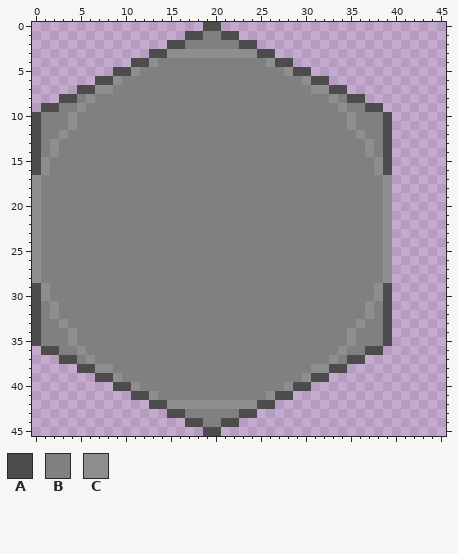
Two versions of one pixel-art sprite, textures/hexes/Mountains.png. The picture above is the old version.
The file is 46x46 pixels. Colours within 5 levels of each other are drawn and written as one.
Palette (. is transparent): A #4c4c4c  B #808080  C #8e8e8e
Pixels before, first column x 0:
 0 ...................AA...................
 1 .................AABBAA.................
 2 ...............AABBBBBBAA...............
 3 .............AACCCCCCCCCCAA.............
 4 ...........AACBBBBBBBBBBBBCAA...........
 5 .........AACBBBBBBBBBBBBBBBBCAA.........
 6 .......AACBBBBBBBBBBBBBBBBBBBBCAA.......
 7 .....AACCBBBBBBBBBBBBBBBBBBBBBBCCAA.....
 8 ...AABCBBBBBBBBBBBBBBBBBBBBBBBBBBCBAA...
 9 .AABBCBBBBBBBBBBBBBBBBBBBBBBBBBBBBCBBAA.
10 ABBBCBBBBBBBBBBBBBBBBBBBBBBBBBBBBBBCBBBA
11 ABBBCBBBBBBBBBBBBBBBBBBBBBBBBBBBBBBCBBBA
12 ABBCBBBBBBBBBBBBBBBBBBBBBBBBBBBBBBBBCBBA
13 ABCBBBBBBBBBBBBBBBBBBBBBBBBBBBBBBBBBBCBA
14 ABCBBBBBBBBBBBBBBBBBBBBBBBBBBBBBBBBBBCBA
15 ACBBBBBBBBBBBBBBBBBBBBBBBBBBBBBBBBBBBBCA
16 ACBBBBBBBBBBBBBBBBBBBBBBBBBBBBBBBBBBBBCA
17 CBBBBBBBBBBBBBBBBBBBBBBBBBBBBBBBBBBBBBBC
18 CBBBBBBBBBBBBBBBBBBBBBBBBBBBBBBBBBBBBBBC
19 CBBBBBBBBBBBBBBBBBBBBBBBBBBBBBBBBBBBBBBC
20 CBBBBBBBBBBBBBBBBBBBBBBBBBBBBBBBBBBBBBBC
21 CBBBBBBBBBBBBBBBBBBBBBBBBBBBBBBBBBBBBBBC
22 CBBBBBBBBBBBBBBBBBBBBBBBBBBBBBBBBBBBBBBC
23 CBBBBBBBBBBBBBBBBBBBBBBBBBBBBBBBBBBBBBBC
24 CBBBBBBBBBBBBBBBBBBBBBBBBBBBBBBBBBBBBBBC
25 CBBBBBBBBBBBBBBBBBBBBBBBBBBBBBBBBBBBBBBC
26 CBBBBBBBBBBBBBBBBBBBBBBBBBBBBBBBBBBBBBBC
27 CBBBBBBBBBBBBBBBBBBBBBBBBBBBBBBBBBBBBBBC
28 CBBBBBBBBBBBBBBBBBBBBBBBBBBBBBBBBBBBBBBC
29 ACBBBBBBBBBBBBBBBBBBBBBBBBBBBBBBBBBBBBCA
30 ACBBBBBBBBBBBBBBBBBBBBBBBBBBBBBBBBBBBBCA
31 ABCBBBBBBBBBBBBBBBBBBBBBBBBBBBBBBBBBBCBA
32 ABCBBBBBBBBBBBBBBBBBBBBBBBBBBBBBBBBBBCBA
33 ABBCBBBBBBBBBBBBBBBBBBBBBBBBBBBBBBBBCBBA
34 ABBBCBBBBBBBBBBBBBBBBBBBBBBBBBBBBBBCBBBA
35 ABBBCBBBBBBBBBBBBBBBBBBBBBBBBBBBBBBCBBBA
36 .AABBCBBBBBBBBBBBBBBBBBBBBBBBBBBBBCBBAA.
37 ...AABCBBBBBBBBBBBBBBBBBBBBBBBBBBCBAA...
38 .....AACCBBBBBBBBBBBBBBBBBBBBBBCCAA.....
39 .......AACBBBBBBBBBBBBBBBBBBBBCAA.......
40 .........AACBBBBBBBBBBBBBBBBCAA.........
41 ...........AACBBBBBBBBBBBBCAA...........
42 .............AACCCCCCCCCCAA.............
43 ...............AABBBBBBAA...............
44 .................AABBAA.................
45 ...................AA...................
New version:
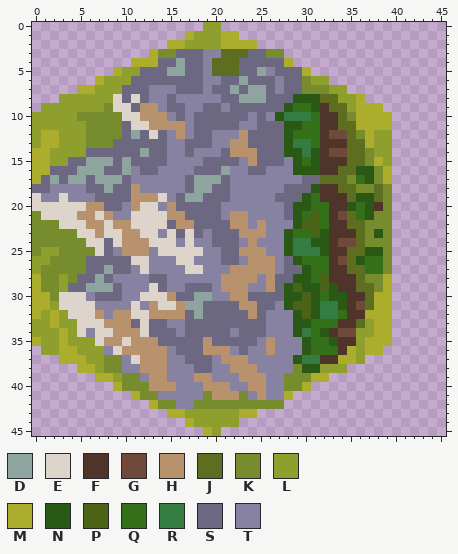
Colours new in this view: D #8ea59f  E #ddd4cc  F #4f3429  G #6f4a3b  H #b8926d  J #5e6e20  K #778c2d  L #8e9f2e  M #acad2c  N #2a5915  P #4b6316  Q #346f19  R #357c42  S #6c6882  T #8781a2
Diff:
Changed rows in their new state; - is an unchanged pixel.
first column x 0:
 0 -------------------LL-------------------
 1 -----------------MLLLMM-----------------
 2 ---------------MMLLLLMMMM---------------
 3 -------------MKKSSSTTJJJSSKK------------
 4 -----------MMMSSDSSTJJJSSSSSM-----------
 5 ---------MLLSSSDDSSTJJJSSDTSSSM---------
 6 -------MLLLSSSSSSSSTTSSDSSSTSSKLL-------
 7 -----MMLLLSSSTTTSSSTSSDSDDSTSSKKKLL-----
 8 ---LLLLLLESESTTSTTTTTSSDDDSSSNNNJJLLM---
 9 -LLLLLLLKEESHHTSSTTSSTSSSSSSNQQNFJJLMMM-
10 LLLLLKKKKKEEHHHTSTSSSSSSTSTNRRRQFFJKMMMM
11 LLLLLLKKKKSEEHHHHTSSSSSTTSSSNNQQFFJJMMMM
12 LMMLLLKKKKSDSESTHTSSTTTHSSSSNQQQFGGJKMLL
13 LMMLLLKKKSSSSSSTTSSSTTHHSSSSNRRQFFFJJMLL
14 MMLLLLSSSSSSDSSTTSTTTSHHHSSSNNRNFGGJJKLL
15 MMLLSSDDDSDSSSSTTTTSSSSTHSSSTNQNFFFJJKML
16 MMSSSDDDSSDTSSTTTTSSSDTTSSTTTNNNFFJJNNKM
17 MSDSDDSDDDSTTTTTTSDDDSTTTTTTTTSSJJJKQNKM
18 SSTTTTSSDSSHTTTTTSDDSSTTTTTTSSSNFFJJKKJK
19 ETTETTTSSSSHHHETSDDSSSTTTTTSSSNQFFFJNNJK
20 EEEEEEHHSSTHEETHSSSSSTTTTTTTSNNQQFFNQNFK
21 KEEEEHHEHTTEEEEHHSSSSTHHTTTTSNQPQFGJQNKK
22 KKKEEEHHEHHEEEESHHSSSSHHTHTTTNPPQFFJJKKK
23 KKKKKEEHEEHHEETESESTSSSHHHTTNQQPNFFFJKNK
24 KKKKKKEESEHHHEEETETTSSSTHTTTNRRNNFGGJKKK
25 KLLKKKKESTHHHTEEEEETTSSHHHTTNRRRNFFJJNNK
26 LLKKKKSSSSSEETTTEETTTSSTHHHTSNQQQFGJNQQK
27 LKKKKKSSDSSTETTTTEETTTHHHHHTSSNQQFFJJQQK
28 MKKLKSSDSTTTTSSTTTTTTHHHHTHSSNNQPFFFJKKM
29 MKKLSSDDDSTTTESTTSSSTHHHTTHSNPNNPNFFJJKM
30 MMKEEETSSSTTEEEHSSDDTTHHSSSSNNPNQNNFFJMM
31 MMLEEEETTTTETHEEHDDSSSSHHSSTNPPNRRNFGJMM
32 MLMLEEEHTHHEEHHHHSDSSSSSHSTTTNPNRRQFFMMM
33 LLMLLEEEHHHSESSTTSSSSSSSSSTTTNNQQQFFJLMM
34 LLLMLETEEHHHESSSTSSSSSTSSSTTTNRQNFGGLLMM
35 MLLMLLLEHHEHHHSSSSSHSSSSSTHTTTNQQNFFLMMM
36 -LLMMLLLTEHHHHHTSSSHHHTSTTHTTTNQQQFMLMM-
37 ---MMMLLKKTEHHHTTSSSTHHHTTTTTNRRFFMML---
38 -----MMLKKTTHHHTTTSSTTHHHTTTTKNNLLL-----
39 -------MMLKKTHHTTTHHTTTHHHTTKKKMM-------
40 ---------MKKKHHHTTTHHHTTHHTTKKM---------
41 -----------MKKTTTTTKHHHKTHTTM-----------
42 -------------MKKTTKKKKKKKKKK------------
43 ---------------MMLLLLLLMM---------------
44 -----------------MLLLLL-----------------
45 -------------------ML-------------------
